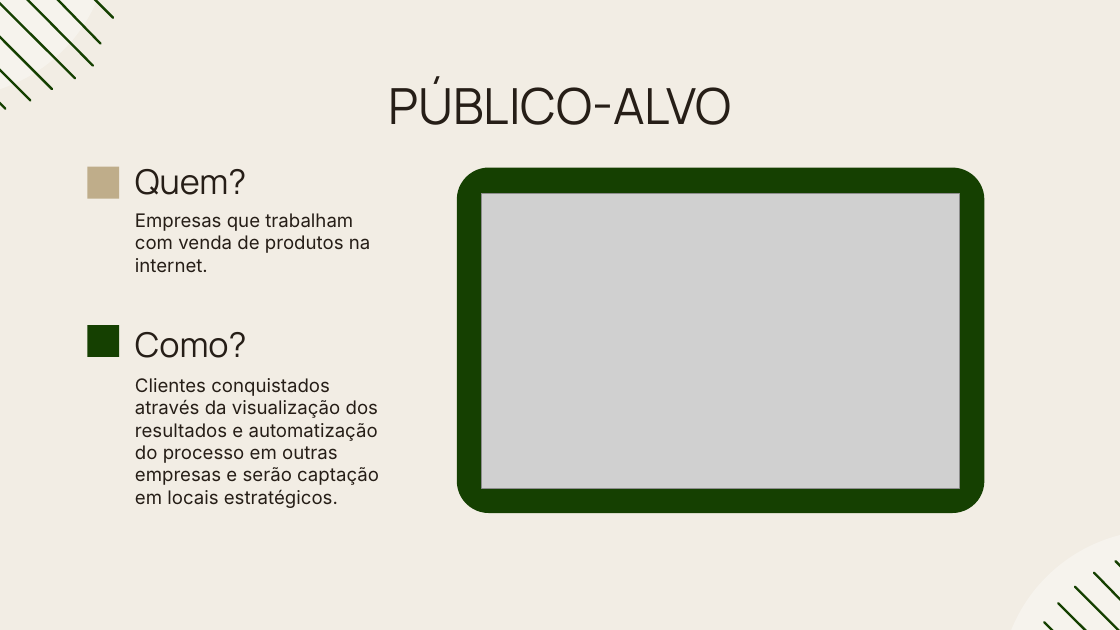
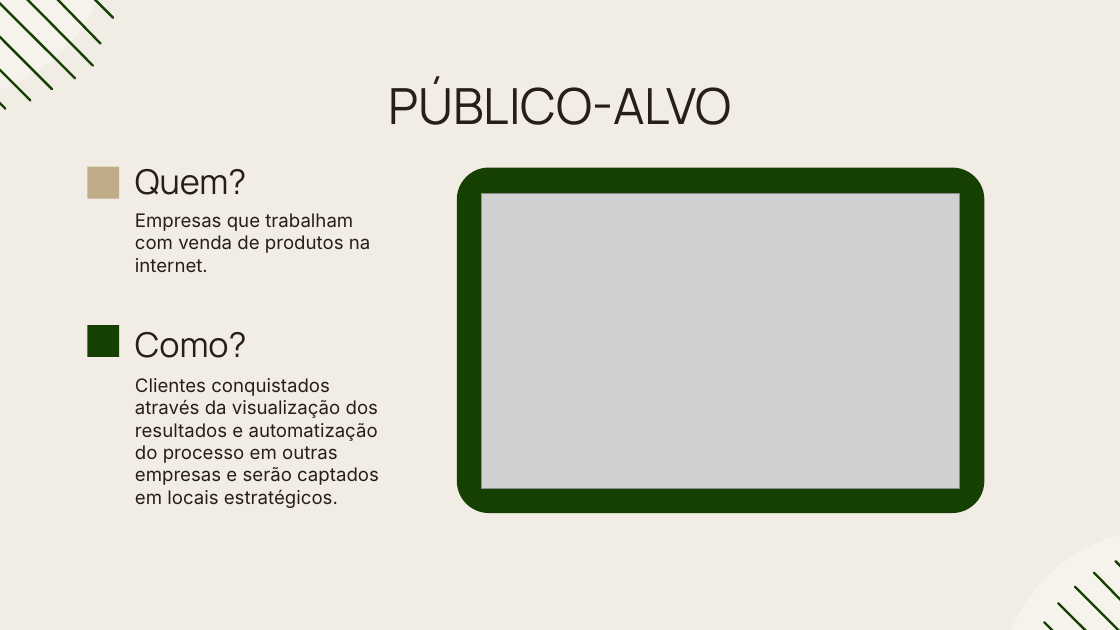
Before and after one commit to rafaellabastos/challenge-pitch-qa, a slide deck: slide 7 of Pitch-SavvyFix.pptx. Drawn at 1120x630 pixels with LibreOffice and Linux fonts; fonts in the diff are those of the drawing; grey boxes stand for pictures. Boxes give left, top, right and bottom in pixels: in the first picture for what was removed or moved away, otherwise in the second. Text is boxed around its words. In the diff, an @@ line names an element or a change of style, - is before the commit and + after.

```diff
--- a/Pitch-SavvyFix.pptx
+++ b/Pitch-SavvyFix.pptx
@@ text at [135,378,379,508]: text changed @@
-Clientes conquistados através da visualização dos resultados e automatização do processo em outras empresas e serão captação em locais estratégicos.
+Clientes conquistados através da visualização dos resultados e automatização do processo em outras empresas e serão captados em locais estratégicos.
```
Also in this commit, not shown: 1 other slide changed, 3 slides added.
